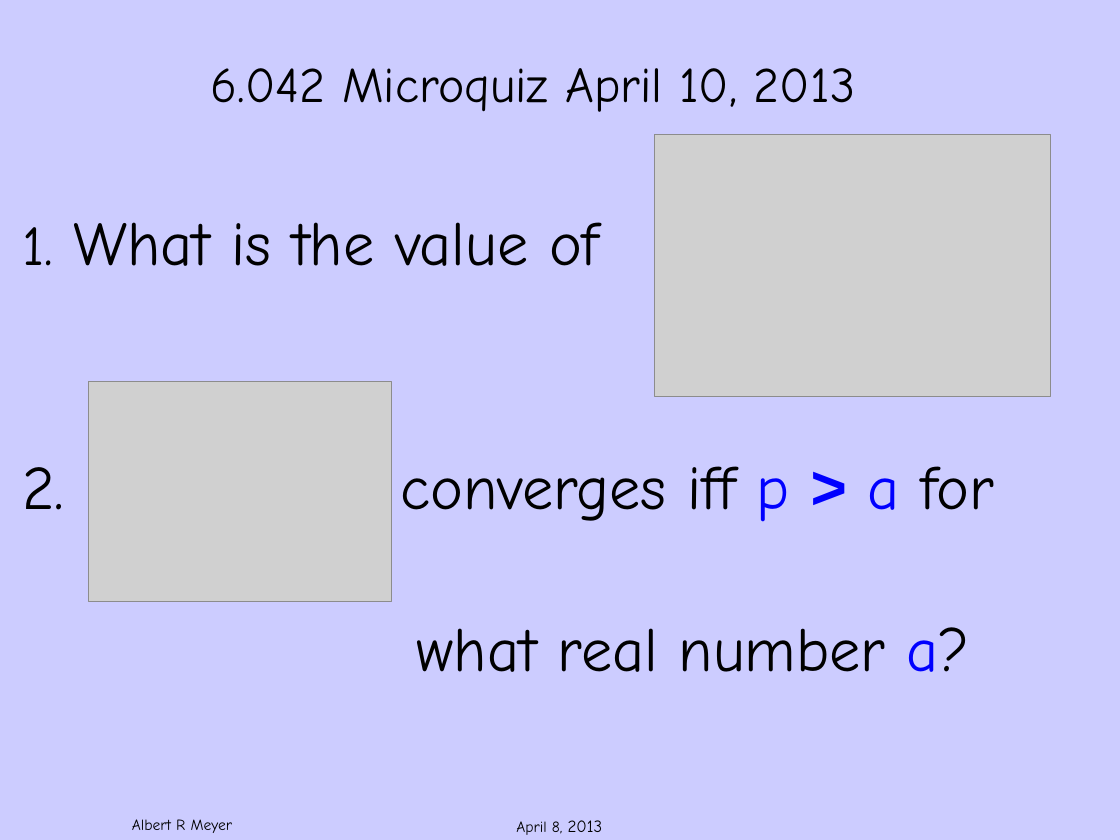
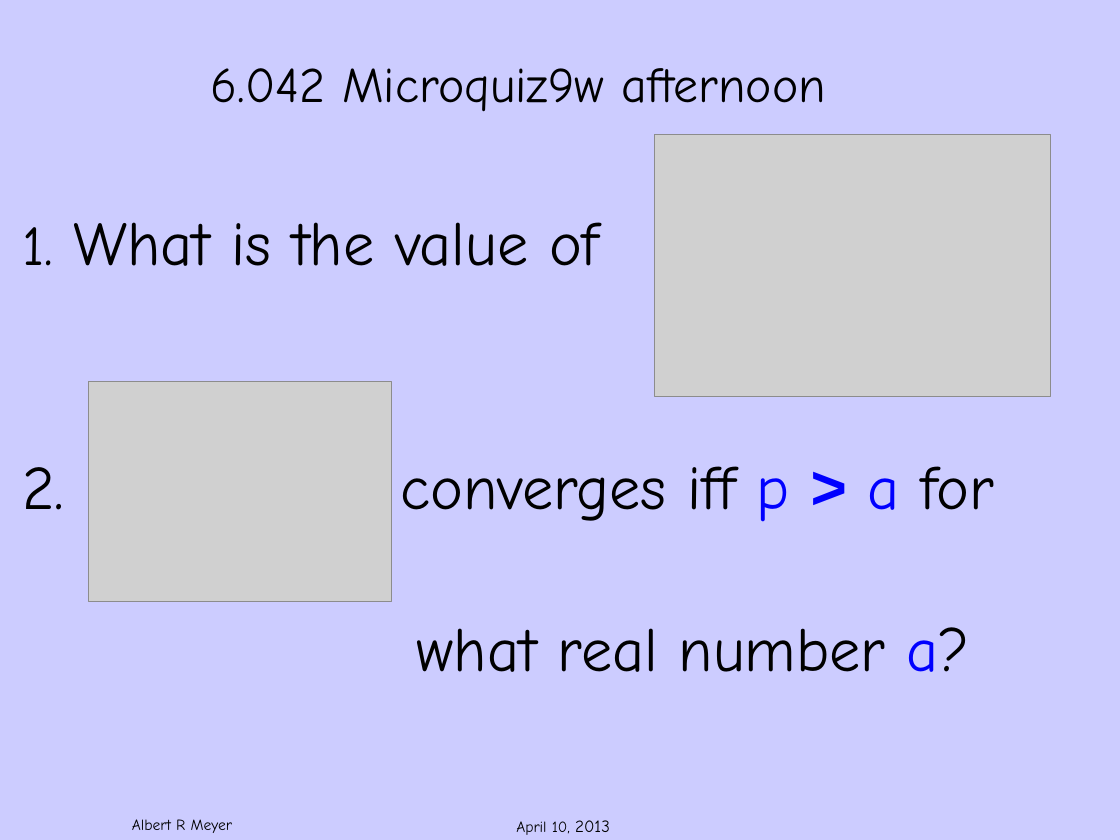
Before and after one commit to armeyer/mcs_web, a slide deck: slide 1 of spring13/slides13/microquiz9w-afternoon.pptx. Drawn at 1120x840 pixels with LibreOffice and Linux fonts; fonts in the diff are those of the drawing; grey boxes stand for pictures; background and template pictures are left out. Boxes give left, top, right and bottom in pixels: in the first picture for what was removed or moved away, otherwise in the second. Text is boxed around its words. In the diff, an @@ line names an element or a change of style, - is before the commit and + after.

```diff
--- a/spring13/slides13/microquiz9w-afternoon.pptx
+++ b/spring13/slides13/microquiz9w-afternoon.pptx
@@ text at (210,68,826,112): text changed @@
-6.042 Microquiz April 10, 2013
+6.042 Microquiz9w afternoon
@@ text at (516,820,610,835): text changed @@
-April 8, 2013
+April 10, 2013
```
Also in this commit, not shown: 4 other files.
